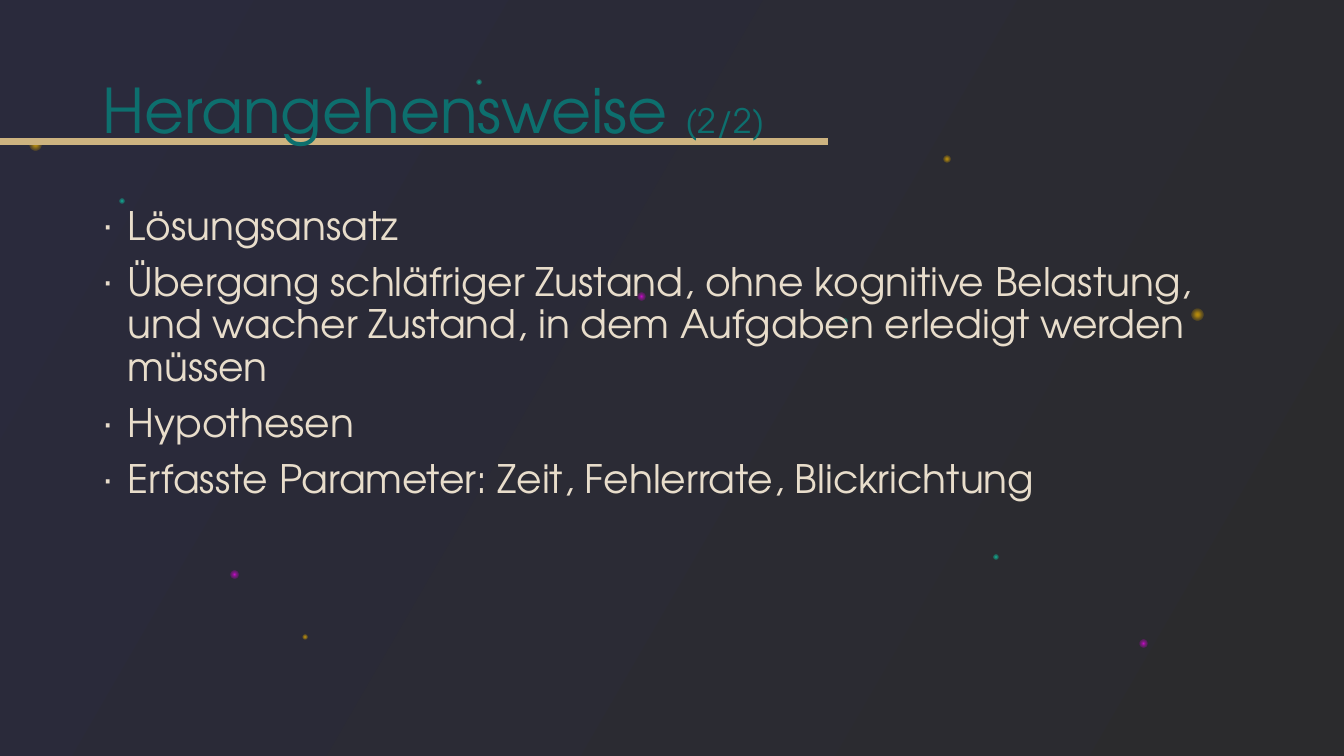
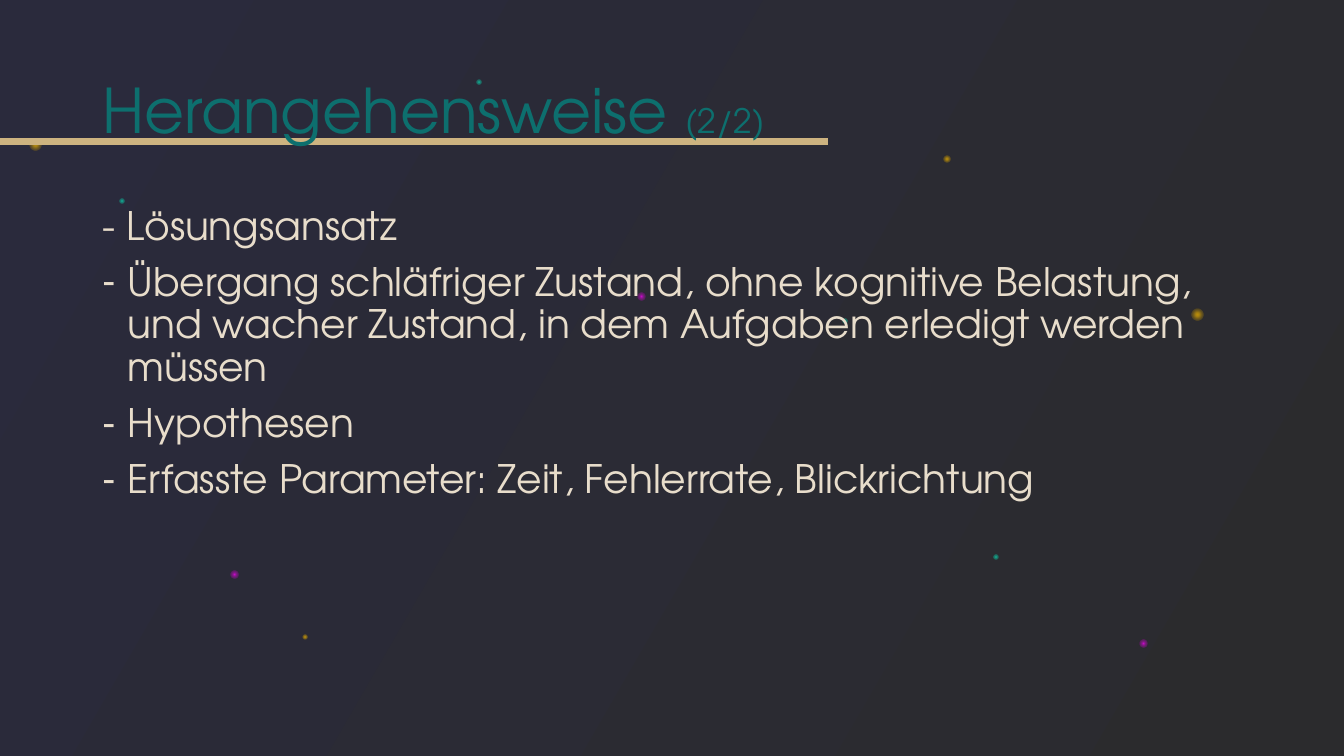
Before and after one commit to tlahmann/mci-af, a slide deck: slide 5 of presentation/Resync Studie.pptx. Drawn at 1344x756 pixels with LibreOffice and Linux fonts; fonts in the diff are those of the drawing. Boxes give left, top, right and bottom in pixels: in the first picture for what was removed or moved away, otherwise in the second. Text is boxed around its words. In the diff, an @@ line names an element or a change of style, - is before the commit and + after.

```diff
--- a/presentation/Resync Studie.pptx
+++ b/presentation/Resync Studie.pptx
@@ text at box(126, 211, 397, 249): text changed @@
-∙ Lösungsansatz
+- Lösungsansatz
```
Also in this commit, not shown: 10 other slides changed, 1 slide removed.
